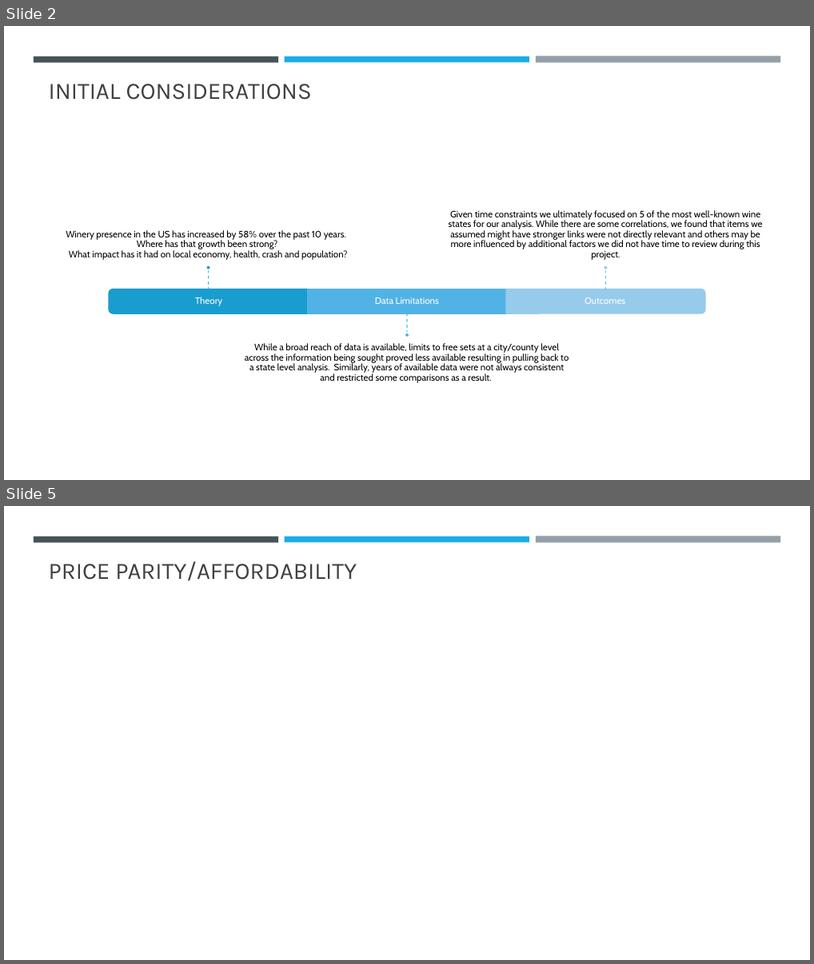
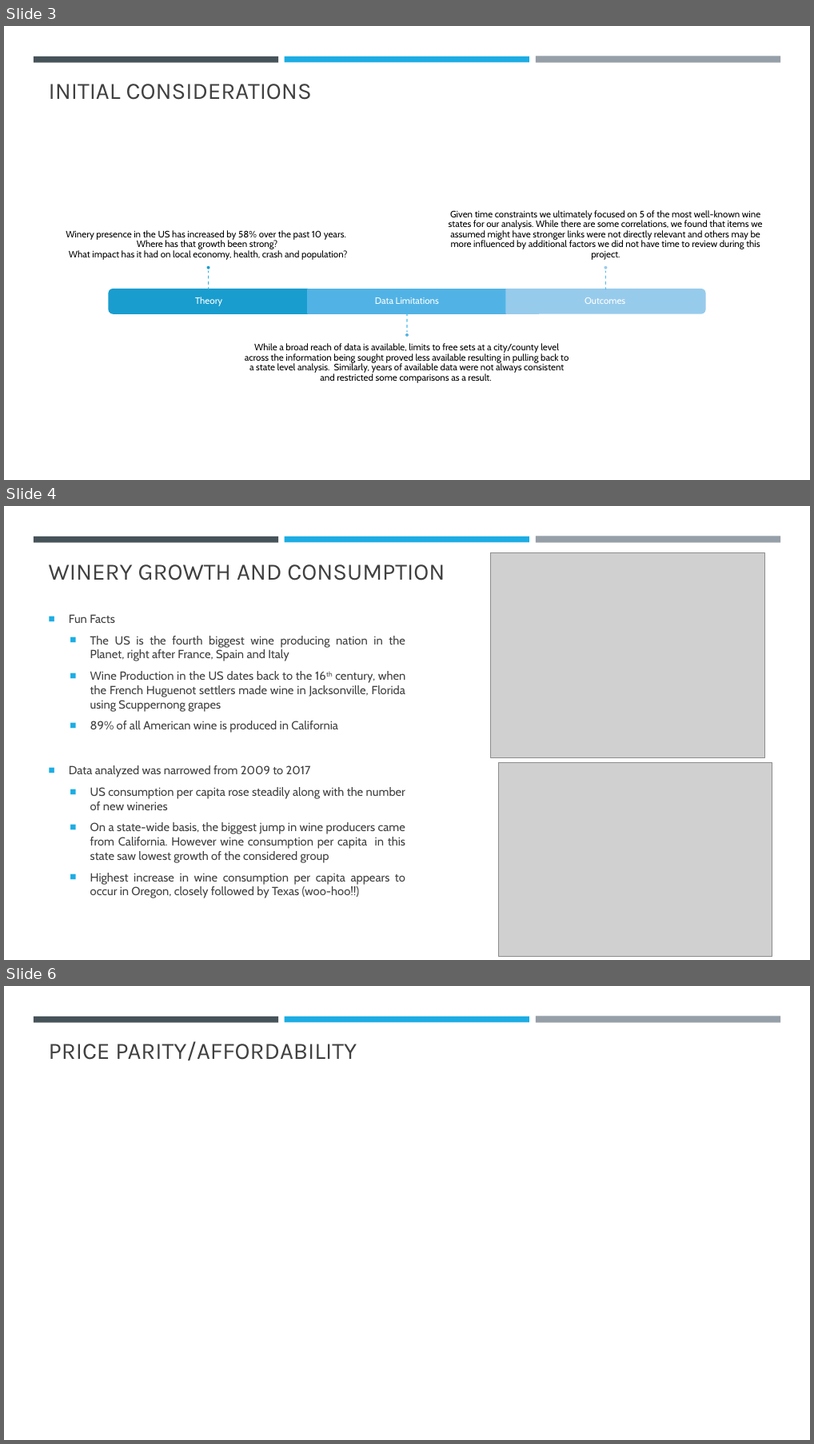
Before and after one commit to epayne323/ProjectOneRepo, a slide deck: Presentation/ProjectOne Presentation.pptx. Shown one above the other, each under a label of ours: slides 2 and 5 before the commit, slides 3, 4 and 6 after it; the slides between them are not shown. The pictures are 814x964 and 814x1444 pixels, drawn with LibreOffice and Linux fonts; fonts in the diff are those of the drawing; grey boxes stand for pictures. Boxes give left, top, right and bottom in pixels: in the first picture for what was removed or moved away, otherwise in the second. Text is boxed around its words. In the diff, an @@ line names an element or a change of style, - is before the commit and + after.

```diff
--- a/Presentation/ProjectOne Presentation.pptx
+++ b/Presentation/ProjectOne Presentation.pptx
@@ slide 4 added at [4,506,810,960], background #FFFFFF; not listed: 3 template elements that a slide beside it also shows @@
@@ picture added at [491,552,766,757] @@
@@ title added at [49,564,445,580], 28 pt, text #404040 @@
+WINERY GROWTH AND CONSUMPTION
@@ text added at [69,614,406,898], 14 pt, text #404040 @@
+■ Fun Facts
+  ■ The US is the fourth biggest wine producing nation in the Planet, right after France, Spain and Italy
+  ■ Wine Production in the US dates back to the 16th century, when the French Huguenot settlers made wine in Jacksonville, Florida using Scuppernong grapes
+  ■ 89% of all American wine is produced in California
+■ Data analyzed was narrowed from 2009 to 2017
+  ■ US consumption per capita rose steadily along with the number of new wineries
+  ■ On a state-wide basis, the biggest jump in wine producers came from California. However wine consumption per capita in this state saw lowest growth of the considered group
+  ■ Highest increase in wine consumption per capita appears to occur in Oregon, closely followed by Texas (woo-hoo!!)
@@ picture added at [499,763,772,956] @@
@@ what was slide 2 is now slide 3 @@
@@ what was slide 5 is now slide 6 @@
```
Also in this commit, not shown: 1 slide changed, 4 other slides added, 4 slides removed, 8 other files.
